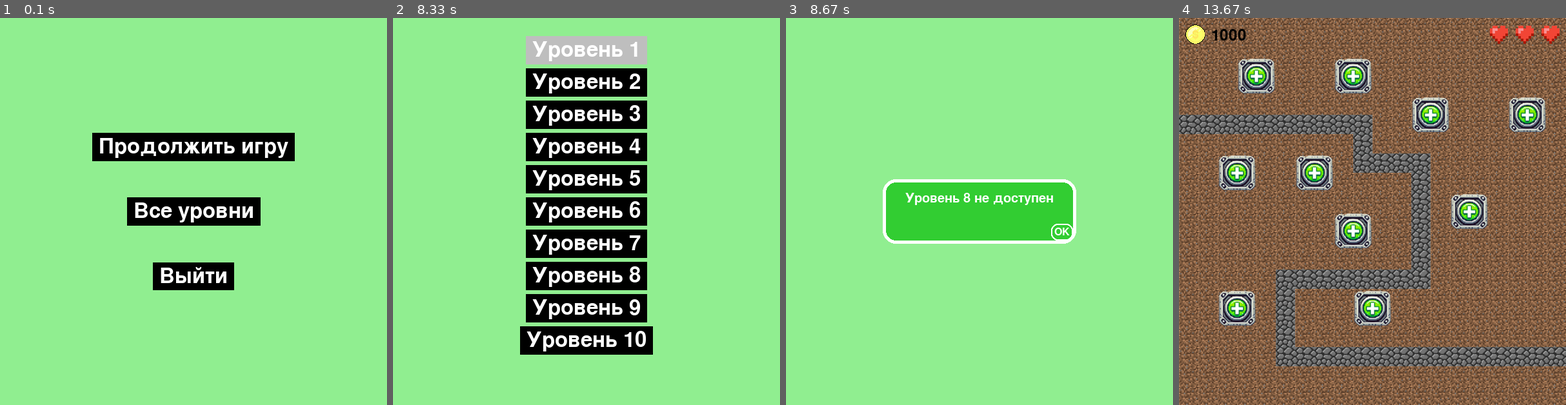
Above: before the commit, frames 1-4 (left to right).
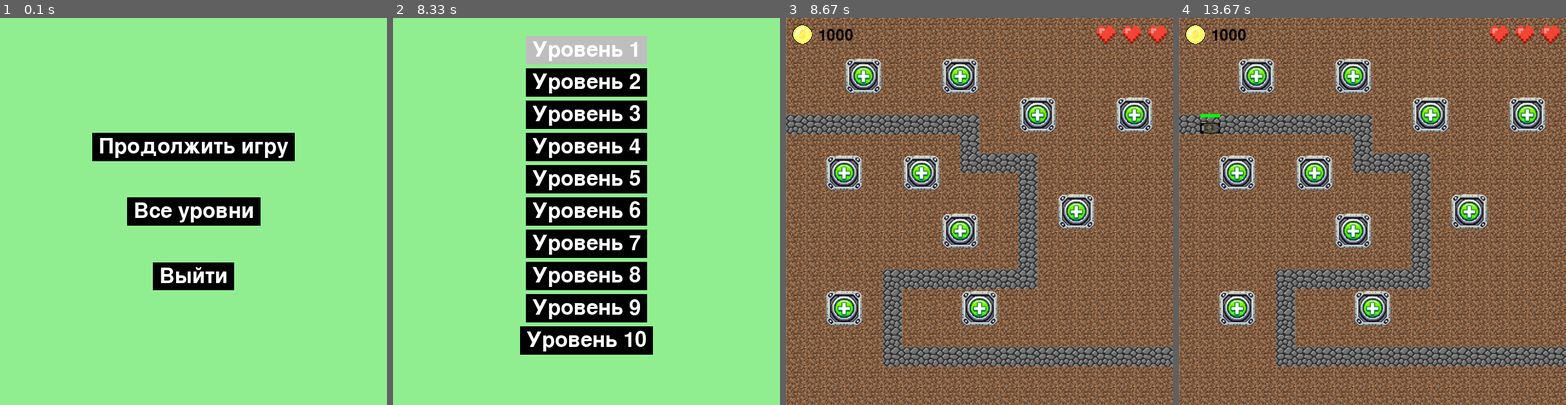
Above: after the commit, the same moments.

Repository: cerXXXX/pygame-project
Game: pygame game, started from main.py
Two runs of this game, one before a commit and one after it. Both use one fixed random seed, a clock stepped at 60 frames per second and the inputs below.
Inputs (mouse positions are in pixels of both pictures, inside the frame that each line leads up to):
- Up to frame 1 (0.1 s): no input
- Up to frame 2 (8.33 s): click "Продолжить игру" at 0.38 s; click (443, 172) at 0.72 s; click (601, 257) at 1.05 s; click (454, 304) at 1.38 s; click (687, 68) at 1.72 s; click (551, 72) at 3.18 s; click (652, 350) at 3.52 s; click (679, 211) at 4.42 s; click (505, 188) at 4.75 s; click (501, 145) at 5.65 s; click (660, 331) at 6.55 s; click (586, 72) at 7.45 s; click (586, 277) at 7.78 s; click "Все уровни" at 8.12 s
- Up to frame 3 (8.67 s): click (983, 269) at 8.45 s
- Up to frame 4 (13.67 s): click (1372, 48) at 8.78 s; click (1326, 172) at 10.25 s; click (1492, 296) at 10.58 s; click (1337, 91) at 10.92 s; click (1384, 246) at 11.25 s; click (1298, 184) at 11.58 s; click (1318, 269) at 11.92 s; click (1295, 161) at 12.82 s; click (1283, 192) at 13.15 s

Frames 1-2 are identical in both runs. In frame 3, 100% of the frame differs, in the area x 0-100%, y 0-100%; in frame 4, 0.2%.

Commit message:
Добавлен новый танк и более быстрые машинки. Сделаны волны для всех уровней.

Diff:
--- a/board.py
+++ b/board.py
@@ -169,6 +169,7 @@
                 self.last_super_event_time = time.time() + super_event.duration
                 self.max_num_super_events -= 1
 
+                # TODO: добавить новые события
                 if super_event.text == 'ArtilleryStrike':
                     self.announcements.append(Announcement('Артиллерийский удар!', master=self))
                     self.curr_super_event = ArtilleryStrike(frequency=super_event.frequency, board=self)
--- a/data.py
+++ b/data.py
@@ -105,16 +105,27 @@
                   (5, 17), (6, 17), (7, 17), (8, 17), (9, 17), (10, 17), (11, 17), (12, 17), (13, 17),
                   (14, 17), (15, 17), (16, 17), (17, 17), (18, 17), (19, 17)]}
 
-waves_data = {1: [[Car, Car, Car]],
-              2: [[Car], [Car, Car, Car], [Tank, Car]],
-              3: [],
-              4: [],
-              5: [],
-              6: [],
-              7: [],
-              8: [],
-              9: [],
-              10: []}
+waves_data = {
+    1: [[Car, Car, Car]],  # 1 волна
+    2: [[Car, Car], [Car, Car, Car], [Tank, Car]],  # 3 волны
+    3: [[Car, Car, FastCar], [Car, FastCar, Tank], [Tank, Tank, Car, FastCar]],  # 3 волны
+    4: [[FastCar, FastCar, FastCar], [Car, Car, Tank, Tank], [Tank, HeavyTank], [FastCar, Tank, HeavyTank]],  # 4 волны
+    5: [[Car, Car, FastCar], [FastCar, FastCar, Tank], [Tank, HeavyTank, HeavyTank],
+        [Tank, HeavyTank, HeavyTank, FastCar]],  # 4 волны
+    6: [[FastCar, FastCar, FastCar, FastCar], [Car, Tank, HeavyTank], [HeavyTank, HeavyTank, HeavyTank, FastCar],
+        [FastCar, Tank, Tank], [FastCar, FastCar, Tank]],  # 5 волн
+    7: [[Tank, Tank, Tank, HeavyTank], [FastCar, HeavyTank, HeavyTank], [Tank, HeavyTank, HeavyTank, FastCar],
+        [FastCar, FastCar, HeavyTank, HeavyTank], [Tank, Tank, Tank, FastCar]],  # 5 волн
+    8: [[FastCar, FastCar, Tank, Tank], [Tank, HeavyTank, HeavyTank, FastCar],
+        [HeavyTank, HeavyTank, HeavyTank, HeavyTank], [FastCar, FastCar, Tank, Tank],
+        [Tank, HeavyTank, HeavyTank, HeavyTank]],  # 5 волн
+    9: [[Car, Car, Tank, Tank, Tank], [FastCar, FastCar, Tank, HeavyTank], [HeavyTank, HeavyTank, HeavyTank, FastCar],
+        [Tank, HeavyTank, Tank, HeavyTank], [FastCar, FastCar, FastCar, Tank], [HeavyTank, HeavyTank, Tank, Tank]],
+    # 6 волн
+    10: [[Tank, Tank, Tank, HeavyTank, HeavyTank], [FastCar, FastCar, Tank, HeavyTank],
+         [HeavyTank, HeavyTank, HeavyTank, HeavyTank, Tank], [FastCar, FastCar, Tank, HeavyTank],
+         [Tank, HeavyTank, HeavyTank, HeavyTank, FastCar], [HeavyTank, HeavyTank, HeavyTank, HeavyTank, Tank]]  # 6 волн
+}
 
 background_data = {1: None,
                    2: None,
@@ -138,14 +149,24 @@
                         9: [(3, 2), (2, 7), (6, 7), (8, 2), (12, 4), (14, 9), (17, 4), (8, 10), (2, 14), (9, 14)],
                         10: [(3, 2), (2, 7), (6, 7), (8, 2), (12, 4), (14, 9), (17, 4), (8, 10), (2, 14), (9, 14)]}
 
-super_events_data = {1: [],
-                     2: [],
-                     3: [],
-                     4: [SuperEvent(0.1, text='ArtilleryStrike', board=None)],
-                     5: [SuperEvent(0.1, text='ArtilleryStrike', board=None)],
-                     6: [SuperEvent(0.1, text='ArtilleryStrike', board=None)],
-                     7: [SuperEvent(0.1, text='ArtilleryStrike', board=None)],
-                     8: [SuperEvent(0.1, text='ArtilleryStrike', board=None)],
-                     9: [SuperEvent(0.1, text='ArtilleryStrike', board=None)],
-                     10: [SuperEvent(0.1, text='ArtilleryStrike', board=None),
-                          SuperEvent(0.4, text='Freeze', board=None)]}
+super_events_data = {
+    1: [],  # Суперсобытий нет на первом уровне
+    2: [],  # На втором уровне тоже нет событий
+    3: [SuperEvent(0.01, text='ArtilleryStrike', board=None)],  # Частота удвоена (было 0.005)
+    4: [SuperEvent(0.04, text='ArtilleryStrike', board=None)],  # Было 0.02
+    5: [SuperEvent(0.06, text='ArtilleryStrike', board=None)],  # Было 0.03
+    6: [SuperEvent(0.1, text='ArtilleryStrike', board=None),  # Было 0.05
+        SuperEvent(0.04, text='Reinforcements', board=None)],
+    7: [SuperEvent(0.2, text='ArtilleryStrike', board=None),  # Было 0.1
+        SuperEvent(0.1, text='Freeze', board=None)],  # Было 0.05
+    8: [SuperEvent(0.3, text='ArtilleryStrike', board=None),  # Было 0.15
+        SuperEvent(0.16, text='Freeze', board=None),  # Было 0.08
+        SuperEvent(0.04, text='Reinforcements', board=None)],
+    9: [SuperEvent(0.4, text='ArtilleryStrike', board=None),  # Было 0.2
+        SuperEvent(0.2, text='Freeze', board=None),  # Было 0.1
+        SuperEvent(0.06, text='Reinforcements', board=None)],
+    10: [SuperEvent(0.5, text='ArtilleryStrike', board=None),  # Было 0.25
+         SuperEvent(0.3, text='Freeze', board=None),  # Было 0.15
+         SuperEvent(0.1, text='Reinforcements', board=None),
+         SuperEvent(0.05, text='ChaosMode', board=None)]
+}
--- a/enemy.py
+++ b/enemy.py
@@ -153,3 +153,17 @@
         super().__init__(pos, image, way, speed=speed, turn_speed=turn_speed, board=board, max_health=50, armor=armor,
                          reward=reward)
         self.name = 'Car'
+
+
+class FastCar(Enemy):
+    def __init__(self, pos, way, image='assets/car2.png', speed=45, turn_speed=4, board=None, armor=20, reward=120):
+        super().__init__(pos, image, way, speed=speed, turn_speed=turn_speed, board=board, max_health=50, armor=armor,
+                         reward=reward)
+        self.name = 'FastCar'
+
+
+class HeavyTank(Enemy):
+    def __init__(self, pos, way, image='assets/tank2.png', speed=10, turn_speed=1, board=None, armor=150, reward=300):
+        super().__init__(pos, image, way, speed=speed, turn_speed=turn_speed, board=board, max_health=130, armor=armor,
+                         reward=reward)
+        self.name = 'HeavyTank'
--- a/events.py
+++ b/events.py
@@ -95,3 +95,13 @@
         self.board.filter = (166, 220, 237, 80)
         for i in self.board.enemy_group.sprites():
             i.freeze(80)
+
+
+class Reinforcements(SuperEvent):
+    def __init__(self, board, text='Reinforcements', frequency=0.1, duration=5):
+        super().__init__(frequency, board, text, duration)
+
+
+class ChaosMode(SuperEvent):
+    def __init__(self, board, text='Chaos Mode', frequency=0.1, duration=5):
+        super().__init__(frequency, board, text, duration)
--- a/game.py
+++ b/game.py
@@ -54,10 +54,10 @@
         self.start_level(self.level_manager.current_level)
 
     def start_level(self, level_number):
-        if level_number > 1 and (level_number - 1 not in self.level_manager.completed_levels):
+        """if level_number > 1 and (level_number - 1 not in self.level_manager.completed_levels):
             self.level_select_menu.announcements.append(
                 Announcement(f"Уровень {level_number} не доступен", (300, 100), master=self.level_select_menu))
-            return
+            return"""
         self.level_manager.current_level = level_number
         level = self.level_manager.generate_level(level_number)
         self.board = Board(20, 20, 0, 0, waves=level.waves, towers_data=towers_data, level=level_number,
Binary file added: assets/car2.png
Binary file changed: assets/tank1.png
Binary file added: assets/tank2.png
Not shown, added: assets/car2.kra
Not shown, added: assets/ground.kra
Not shown, added: assets/road1.kra
Not shown, added: assets/road2.kra
Not shown, added: assets/tank1.kra
